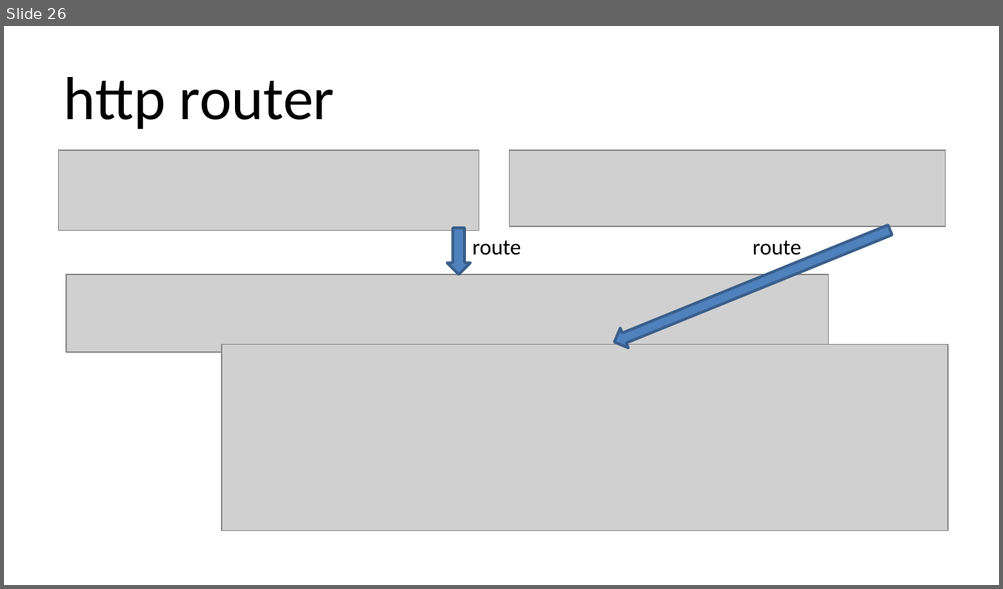
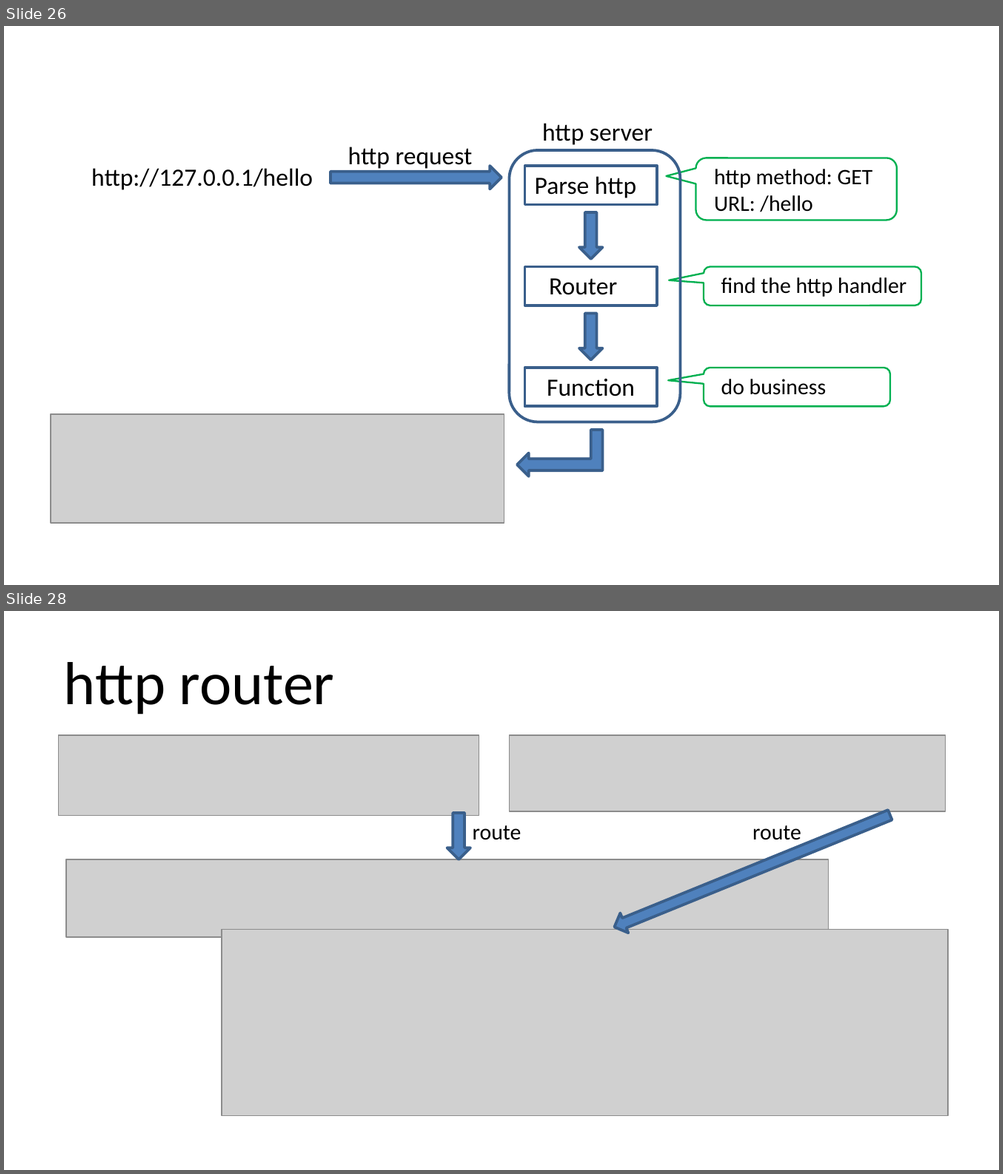
Before and after one commit to qicosmos/cppcon2018, a slide deck: cppcon2018.pptx. Shown one above the other, each under a label of ours: slide 26 before the commit, slides 26 and 28 after it; the slides between them are not shown. The pictures are 1003x589 and 1003x1174 pixels, drawn with LibreOffice and Linux fonts; fonts in the diff are those of the drawing; grey boxes stand for pictures. Boxes give left, top, right and bottom in pixels: in the first picture for what was removed or moved away, otherwise in the second. Text is boxed around its words. In the diff, an @@ line names an element or a change of style, - is before the commit and + after.

```diff
--- a/cppcon2018.pptx
+++ b/cppcon2018.pptx
@@ slide 26 added at box(4, 26, 999, 585), background #FFFFFF @@
@@ text added at box(542, 123, 652, 145), 18 pt, text #000000 @@
+http server
@@ text added at box(348, 147, 472, 169), 18 pt, text #000000 @@
+http request
@@ rounded rectangle added at box(509, 150, 680, 422), outline #3A5F8C 2 pt @@
@@ rounded speech box added at box(696, 158, 896, 221), outline #00B050 1.25 pt @@
@@ text added at box(91, 168, 313, 190), 18 pt, text #000000 @@
+http://127.0.0.1/hello
@@ right arrow added at box(330, 167, 501, 189), fill #4F81BD, outline #3A5F8C 2 pt @@
@@ rectangle added at box(524, 167, 657, 205), outline #3A5F8C 2 pt @@
@@ text added at box(535, 176, 636, 198), 18 pt, text #000000 @@
+Parse http
@@ text added at box(714, 169, 873, 212), 16 pt, text #000000 @@
+http method: GET
+URL: /hello
@@ down arrow added at box(579, 212, 602, 258), fill #4F81BD, outline #3A5F8C 2 pt @@
@@ rectangle added at box(524, 266, 657, 306), outline #3A5F8C 2 pt @@
@@ rounded speech box added at box(703, 266, 921, 306), outline #00B050 1.25 pt @@
@@ text added at box(549, 278, 617, 295), 18 pt, text #000000 @@
+Router
@@ text added at box(721, 278, 906, 297), 16 pt, text #000000 @@
+find the http handler
@@ down arrow added at box(579, 313, 602, 360), fill #4F81BD, outline #3A5F8C 2 pt @@
@@ rectangle added at box(524, 368, 657, 407), outline #3A5F8C 2 pt @@
@@ text added at box(546, 379, 634, 397), 18 pt, text #000000 @@
+Function
@@ rounded speech box added at box(703, 369, 890, 407), outline #00B050 1.25 pt @@
@@ text added at box(721, 379, 825, 395), 16 pt, text #000000 @@
+do business
@@ picture added at box(51, 415, 504, 523) @@
@@ bent up arrow added at box(517, 430, 602, 477), fill #4F81BD, outline #3A5F8C 2 pt @@
@@ what was slide 26 is now slide 28 @@
```
Also in this commit, not shown: 6 slides changed, 1 other slide added.
